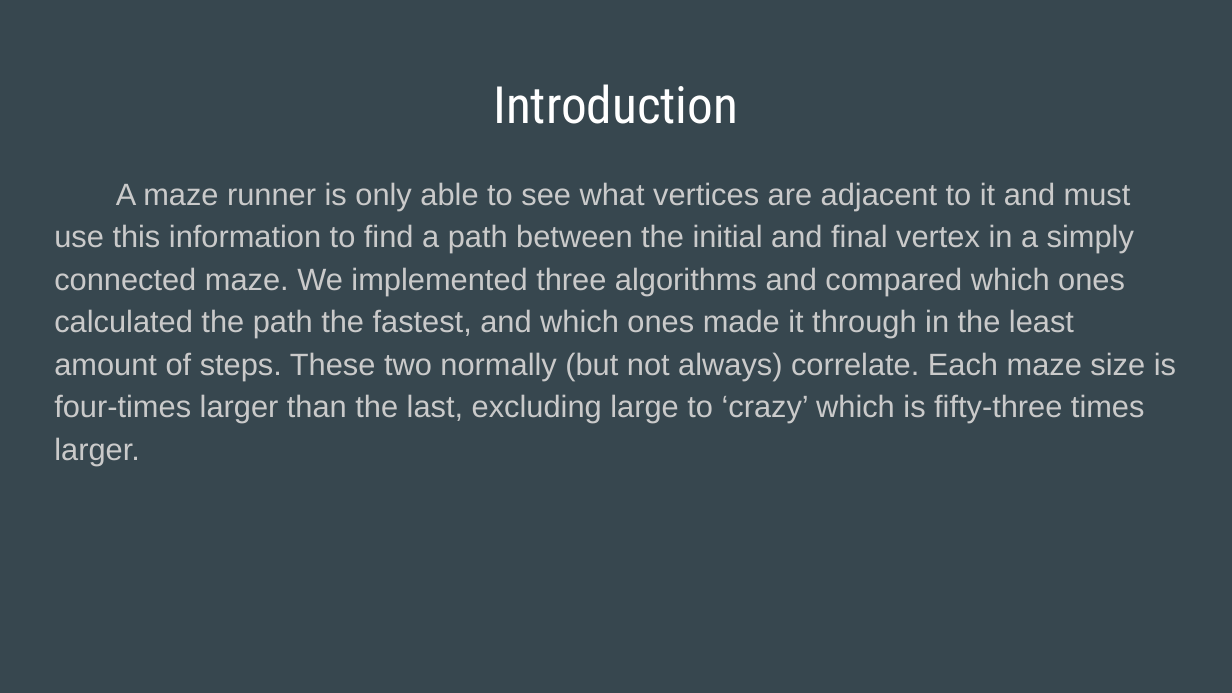
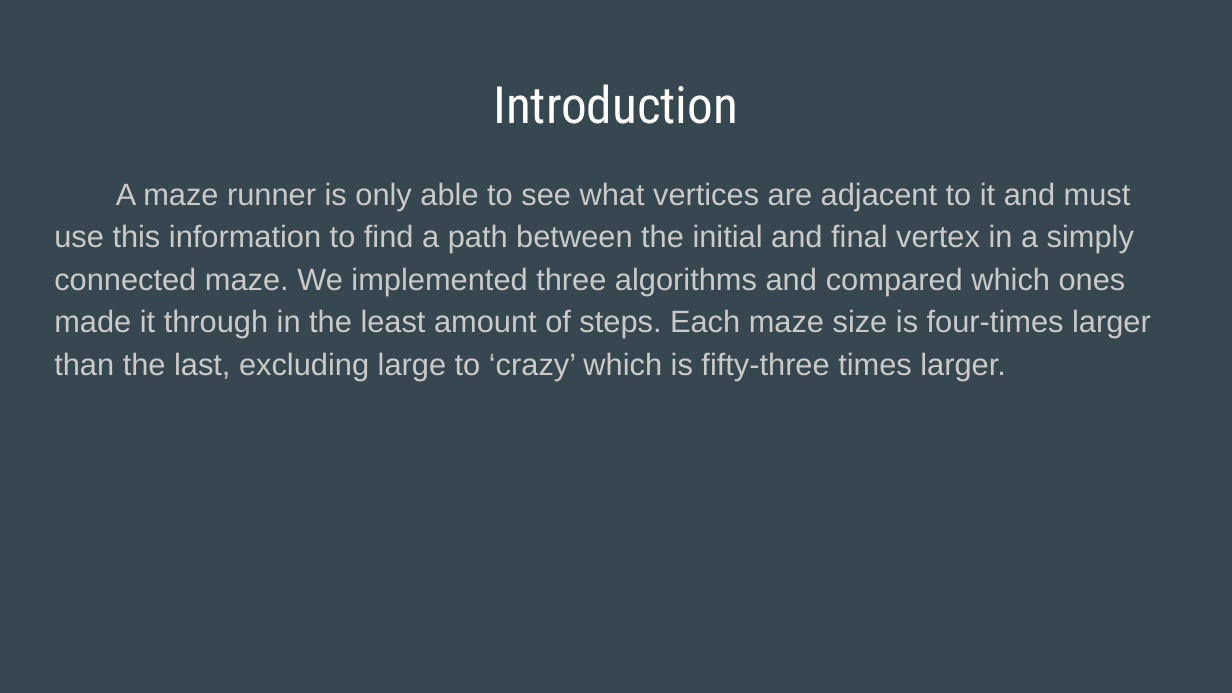
Before and after one commit to tha7556/MazeSolver, a slide deck: slide 3 of Presentation.pptx. Drawn at 1232x693 pixels with LibreOffice and Linux fonts; fonts in the diff are those of the drawing. Boxes give left, top, right and bottom in pixels: in the first picture for what was removed or moved away, otherwise in the second. Text is boxed around its words. In the diff, an @@ line names an element or a change of style, - is before the commit and + after.

Commit message:
Uploaded for presentation

```diff
--- a/Presentation.pptx
+++ b/Presentation.pptx
@@ text at <box>54,182,1151,380</box>: text changed @@
-A maze runner is only able to see what vertices are adjacent to it and must use this information to find a path between the initial and final vertex in a simply connected maze. We implemented three algorithms and compared which ones calculated the path the fastest, and which ones made it through in the least amount of steps. These two normally (but not always) correlate. Each maze size is four-times larger than the last, excluding large to ‘crazy’ which is fifty-three times larger.
+A maze runner is only able to see what vertices are adjacent to it and must use this information to find a path between the initial and final vertex in a simply connected maze. We implemented three algorithms and compared which ones made it through in the least amount of steps. Each maze size is four-times larger than the last, excluding large to ‘crazy’ which is fifty-three times larger.
```
Also in this commit, not shown: 2 other slides changed, 15 other files.
